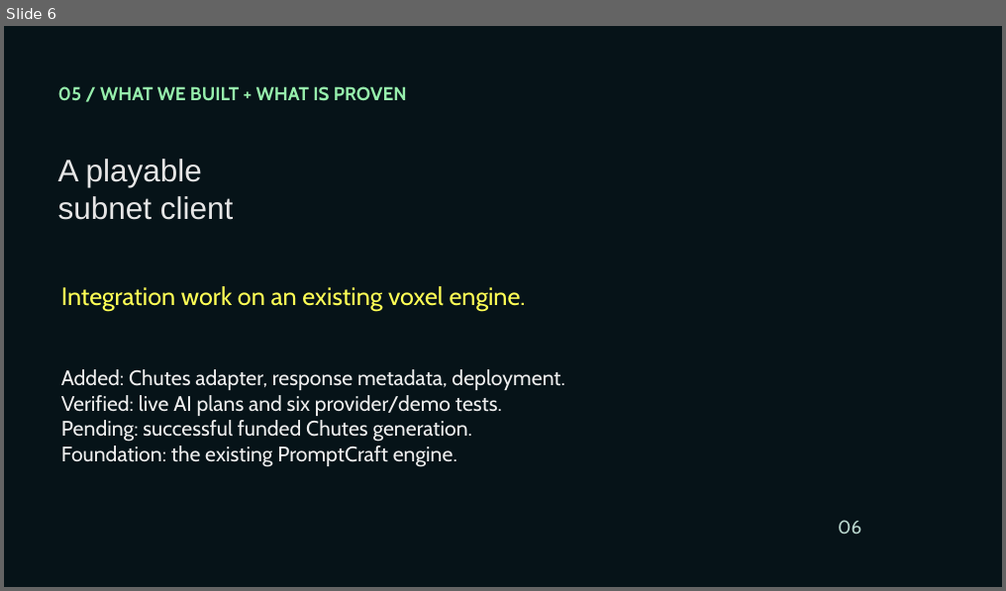
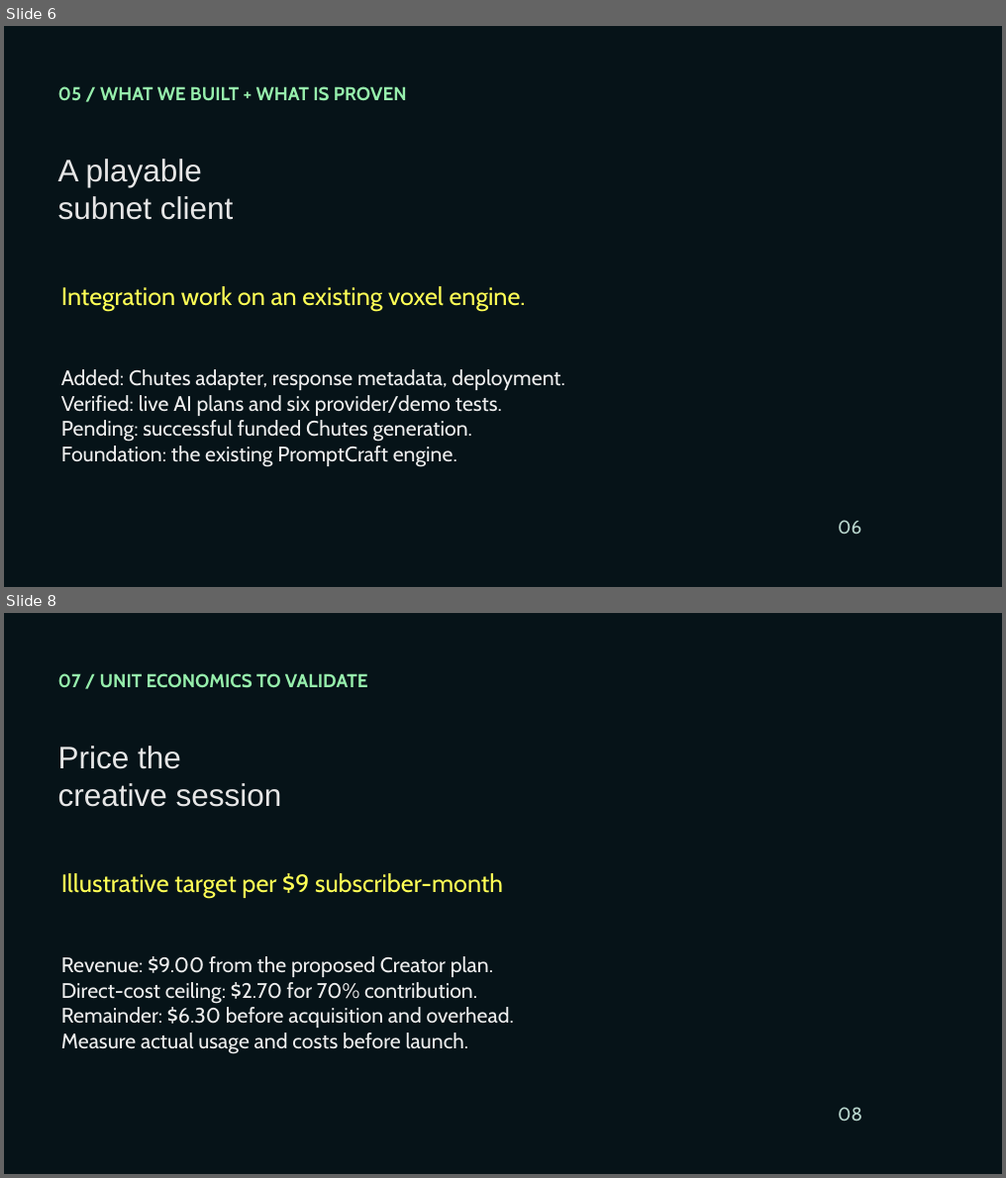
Before and after one commit to Nakshatra05/tensorcraft-bittensor, a slide deck: presentation/TensorCraft-Bittensor-Pitch.pptx. Shown one above the other, each under a label of ours: slide 6 before the commit, slides 6 and 8 after it; the slides between them are not shown. The pictures are 1006x591 and 1006x1178 pixels, drawn with LibreOffice and Linux fonts; fonts in the diff are those of the drawing; background and template pictures are left out. Boxes give left, top, right and bottom in pixels: in the first picture for what was removed or moved away, otherwise in the second. Text is boxed around its words. In the diff, an @@ line names an element or a change of style, - is before the commit and + after.

Commit message:
Add proposed business model and creator pilot to pitch

```diff
--- a/presentation/TensorCraft-Bittensor-Pitch.pptx
+++ b/presentation/TensorCraft-Bittensor-Pitch.pptx
@@ slide 8 added at (4, 613, 1002, 1174), background picture (left out) @@
@@ text added at (58, 673, 368, 688), 18 pt, text #96EFAC, bold @@
+07 / UNIT ECONOMICS TO VALIDATE
@@ text added at (58, 746, 282, 807), 30 pt, text #E6E6E6 @@
+Price the
+creative session
@@ text added at (61, 873, 503, 898), 24 pt, text #FFFF55 @@
+Illustrative target per $9 subscriber-month
@@ text added at (61, 957, 514, 1055), 20.2 pt, text #EEEEEE @@
+Revenue: $9.00 from the proposed Creator plan.
+Direct-cost ceiling: $2.70 for 70% contribution.
+Remainder: $6.30 before acquisition and overhead.
+Measure actual usage and costs before launch.
@@ text added at (838, 1107, 862, 1121), 18 pt, text #B8D5CC @@
+08
```
Also in this commit, not shown: 2 slides changed, 2 other slides added.
